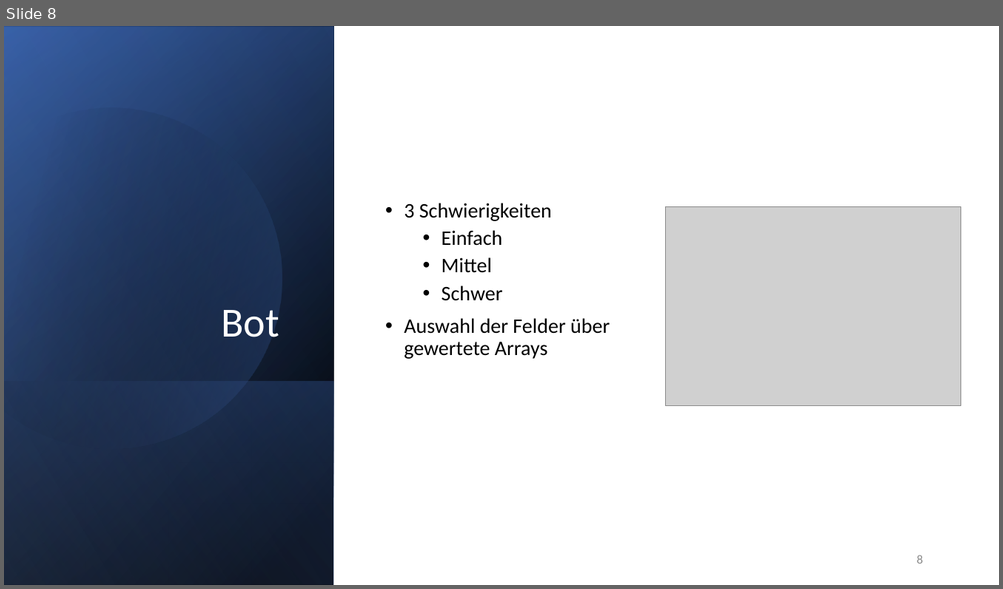
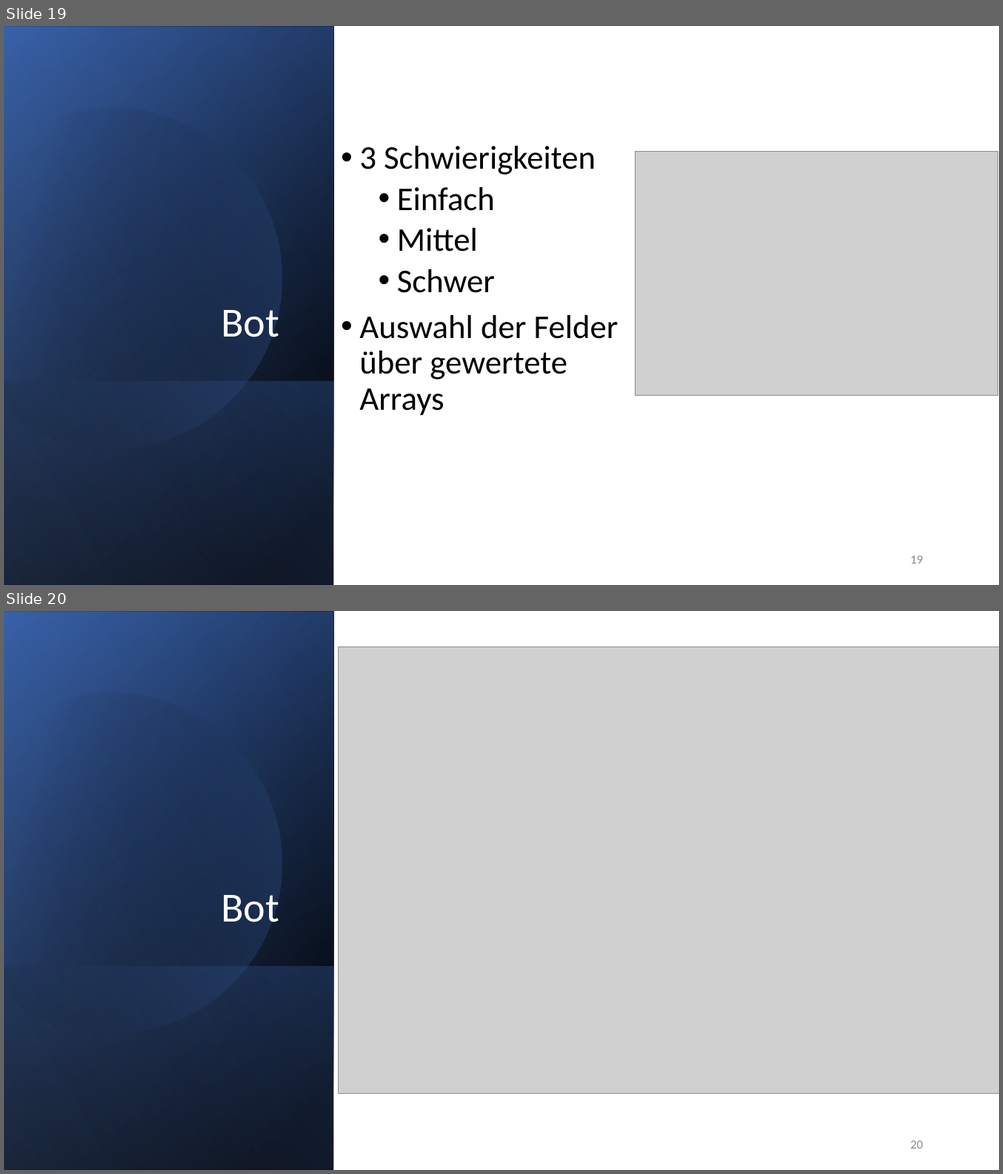
Before and after one commit to ConfusedMess/Schulprojekt, a slide deck: Schiffe versenken.pptx. Shown one above the other, each under a label of ours: slide 8 before the commit, slides 19 and 20 after it. The pictures are 1003x589 and 1003x1174 pixels, drawn with LibreOffice and Linux fonts; fonts in the diff are those of the drawing; grey boxes stand for pictures. Boxes give left, top, right and bottom in pixels: in the first picture for what was removed or moved away, otherwise in the second. Text is boxed around its words. In the diff, an @@ line names an element or a change of style, - is before the commit and + after.

```diff
--- a/Schiffe versenken.pptx
+++ b/Schiffe versenken.pptx
@@ slide 20 added at [4,611,999,1170], background #FFFFFF @@
@@ rectangle added at [4,611,334,1170], fill gradient #000000 to #2F5597 @@
@@ rectangle added at [4,612,334,1170], fill gradient #000000 to #4472C4 @@
@@ rectangle added at [4,611,334,1170], fill gradient #000000 to #8FAADC @@
@@ freeform shape added at [4,652,323,1068], fill gradient #000000 to #4472C4 @@
@@ picture added at [338,647,999,1093] @@
@@ title added at [221,895,279,923], 40 pt, text #FFFFFF @@
+Bot
@@ rectangle added at [4,966,334,1170], fill gradient #4472C4 to #000000 @@
@@ page number added at [910,1141,922,1149], 12 pt, text #8C8C8C @@
+20
@@ what was slide 8 is now slide 19 @@
@@ slide 19 changed as well @@
@@ text "3 Schwierigkeiten": place and size @@
-text "3 Schwierigkeiten" at [404,203,609,359]
+text "3 Schwierigkeiten" at [359,146,618,416]
@@ text "3 Schwierigkeiten" at [359,146,618,416]: size 20 to 32 pt @@
@@ picture: place and size @@
-picture at [666,207,961,406]
+picture at [635,151,998,396]
@@ page number at [910,556,922,564]: text changed @@
-8
+19
```
Also in this commit, not shown: 12 other slides changed, 11 other slides added.
